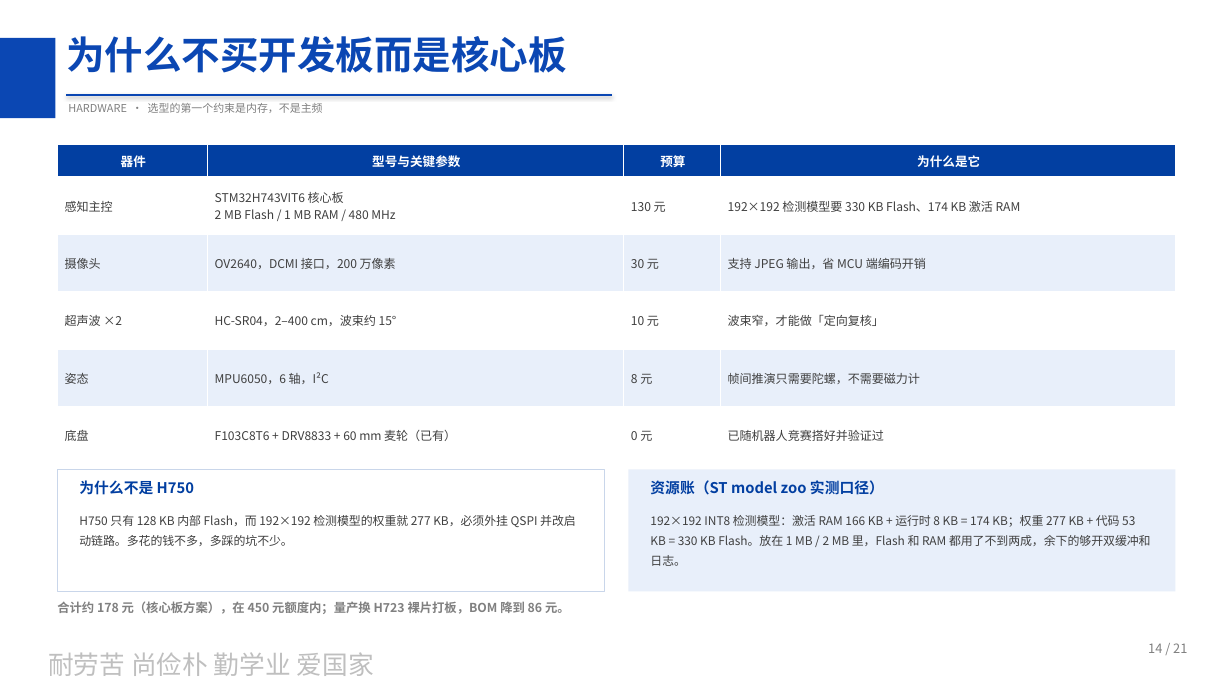
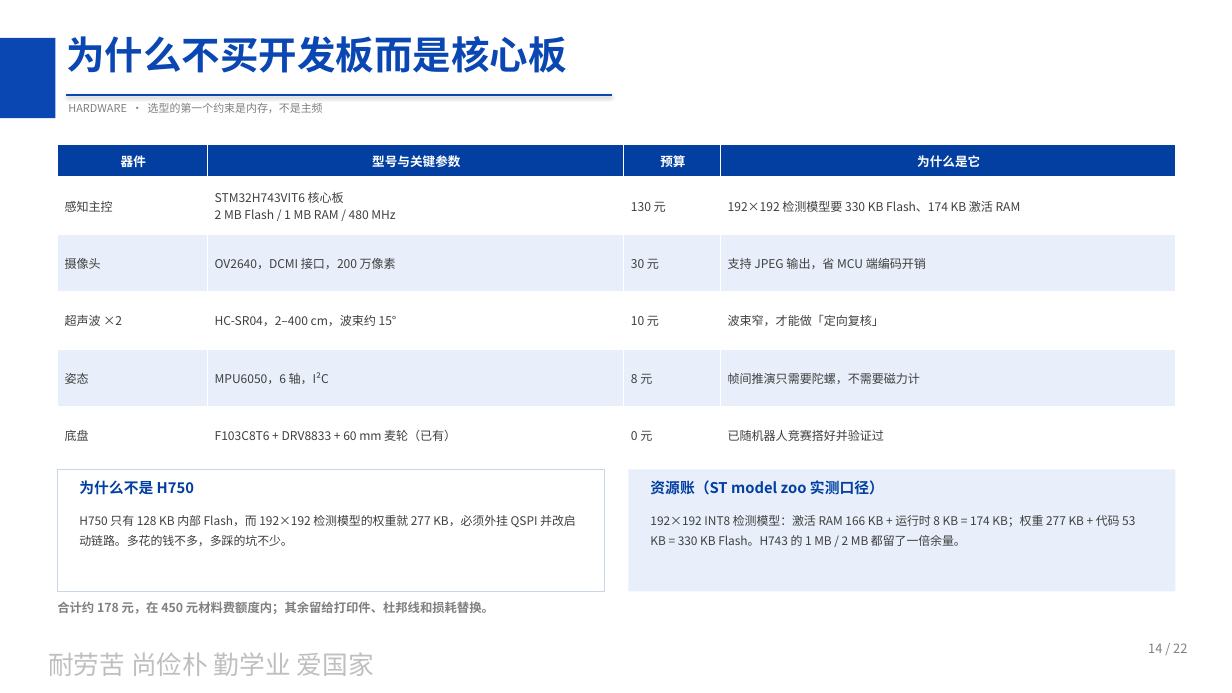
Before and after one commit to peach-ai280/srtp-tiny-detect-car, a slide deck: slide 14 of docs/01_立项/立项答辩_20261020.pptx. Drawn at 1232x693 pixels with LibreOffice and Linux fonts; fonts in the diff are those of the drawing; background and template pictures are left out. Boxes give left, top, right and bottom in pixels: in the first picture for what was removed or moved away, otherwise in the second. Text is boxed around its words. In the diff, an @@ line names an element or a change of style, - is before the commit and + after.

```diff
--- a/docs/01_立项/立项答辩_20261020.pptx
+++ b/docs/01_立项/立项答辩_20261020.pptx
@@ text at (650,515,1135,546): text changed @@
-192×192 INT8 检测模型：激活 RAM 166 KB + 运行时 8 KB = 174 KB；权重 277 KB + 代码 53 KB = 330 KB Flash。放在 1 MB / 2 MB 里，Flash 和 RAM 都用了不到两成，余下的够开双缓冲和日志。
+192×192 INT8 检测模型：激活 RAM 166 KB + 运行时 8 KB = 174 KB；权重 277 KB + 代码 53 KB = 330 KB Flash。H743 的 1 MB / 2 MB 都留了一倍余量。
@@ text at (57,601,494,614): text changed @@
-合计约 178 元（核心板方案），在 450 元额度内；量产换 H723 裸片打板，BOM 降到 86 元。
+合计约 178 元，在 450 元材料费额度内；其余留给打印件、杜邦线和损耗替换。
@@ text at (1148,643,1187,653): text changed @@
-14 / 21
+14 / 22
```
Also in this commit, not shown: 13 other slides changed, 1 slide added, 2 other files.
